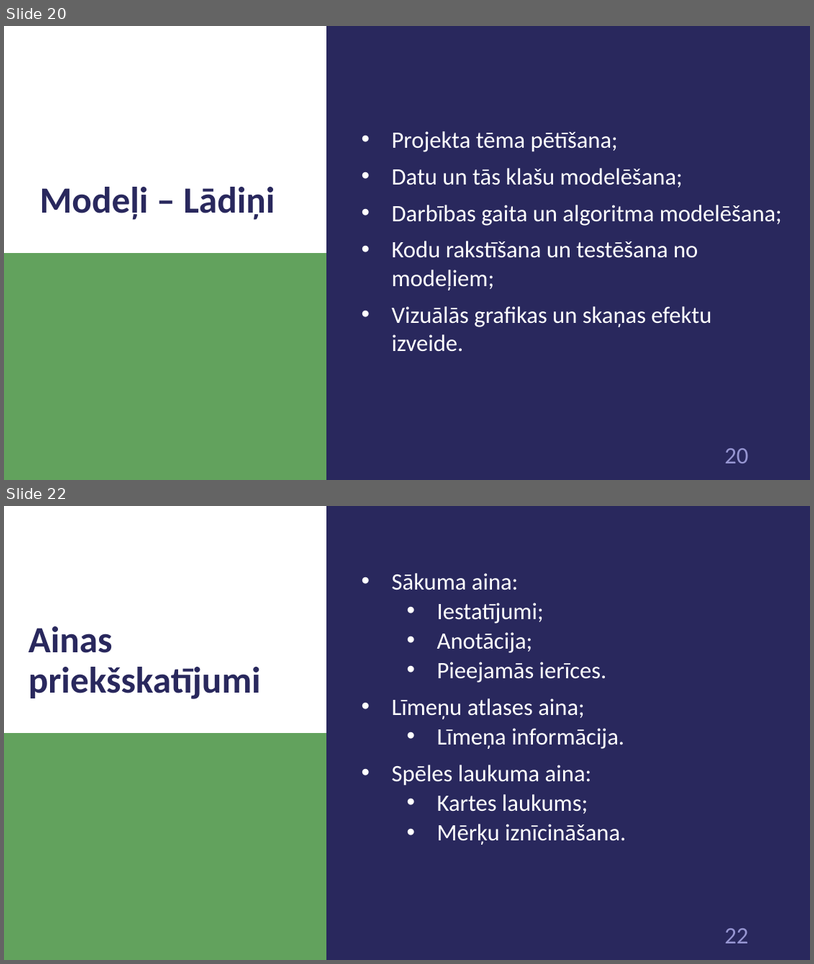
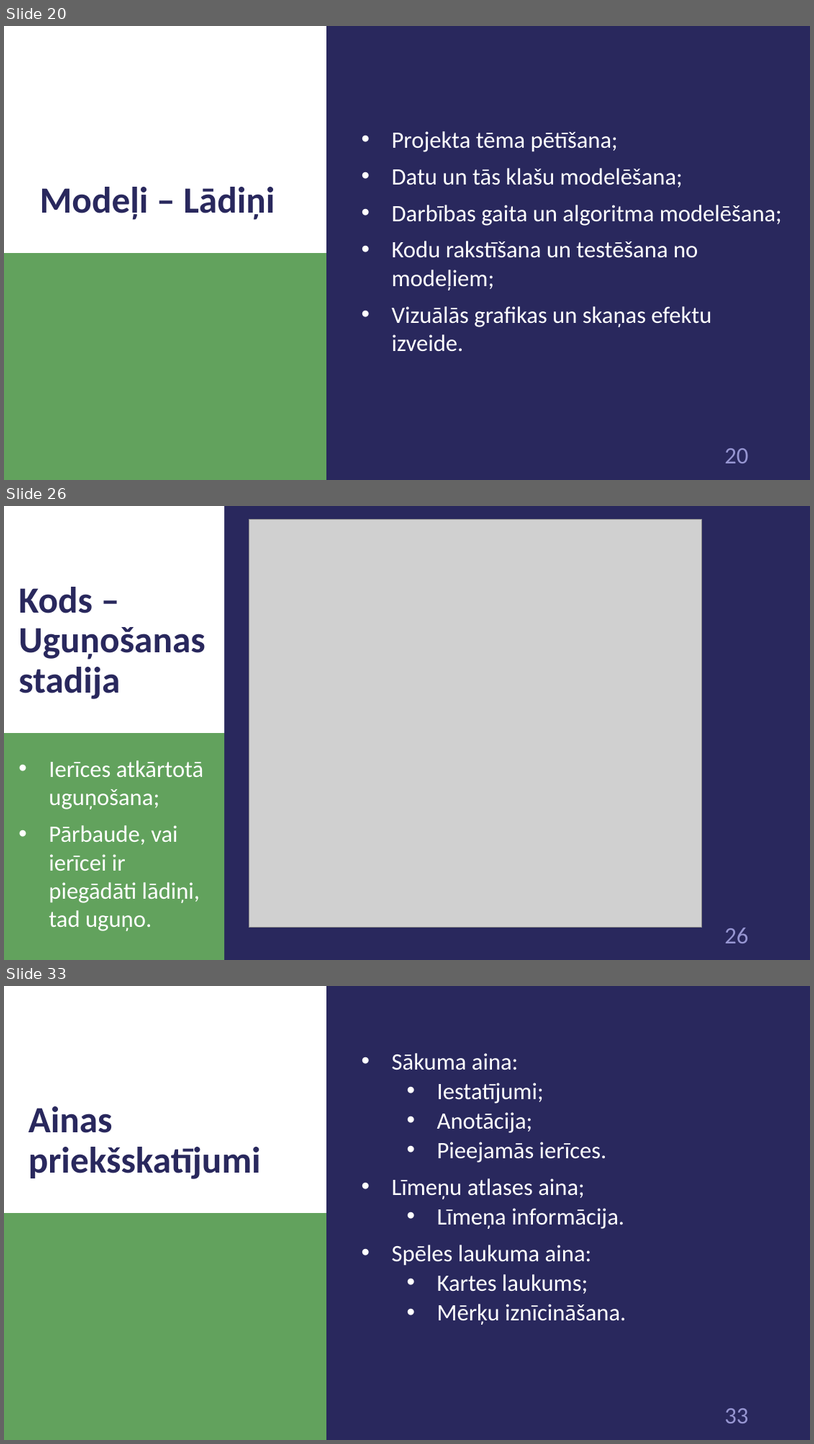
Before and after one commit to 1ivyatan/drumstalotajs, a slide deck: Documentation/Prezentācija.pptx. Shown one above the other, each under a label of ours: slides 20 and 22 before the commit, slides 20, 26 and 33 after it; the slides between them are not shown. The pictures are 814x964 and 814x1444 pixels, drawn with LibreOffice and Linux fonts; fonts in the diff are those of the drawing; grey boxes stand for pictures. Boxes give left, top, right and bottom in pixels: in the first picture for what was removed or moved away, otherwise in the second. Text is boxed around its words. In the diff, an @@ line names an element or a change of style, - is before the commit and + after.

```diff
--- a/Documentation/Prezentācija.pptx
+++ b/Documentation/Prezentācija.pptx
@@ slide 26 added at <box>4,506,810,960</box>, background #29285D; not listed: 1 template element that a slide beside it also shows @@
@@ rectangle added at <box>4,506,225,733</box>, fill #FFFFFF @@
@@ picture added at <box>249,519,702,928</box> @@
@@ title added at <box>18,587,205,699</box>, 44 pt, text #29285D, bold @@
+Kods – Uguņošanas stadija
@@ rectangle added at <box>4,733,225,960</box>, fill #62A25D @@
@@ text added at <box>49,760,204,931</box>, 28 pt, text #FFFFFF @@
+• Ierīces atkārtotā uguņošana;
+• Pārbaude, vai ierīcei ir piegādāti lādiņi, tad uguņo.
@@ what was slide 22 is now slide 33 @@
@@ page number at <box>725,1408,748,1423</box>: text changed @@
-22
+33
```
Also in this commit, not shown: 3 slides changed, 11 other slides added, 1 slide removed.
